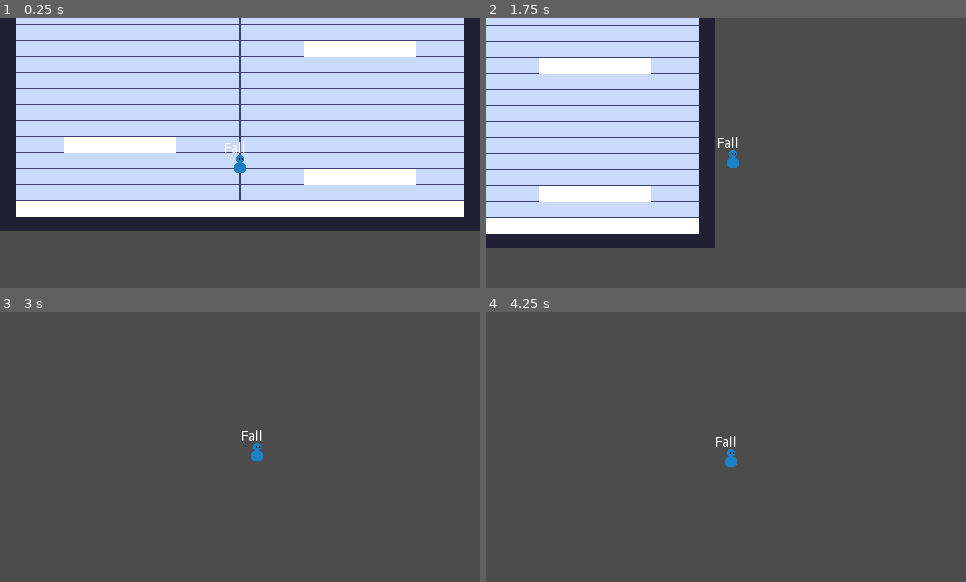
Above: before the commit, frames 1-4 (two rows, left to right).
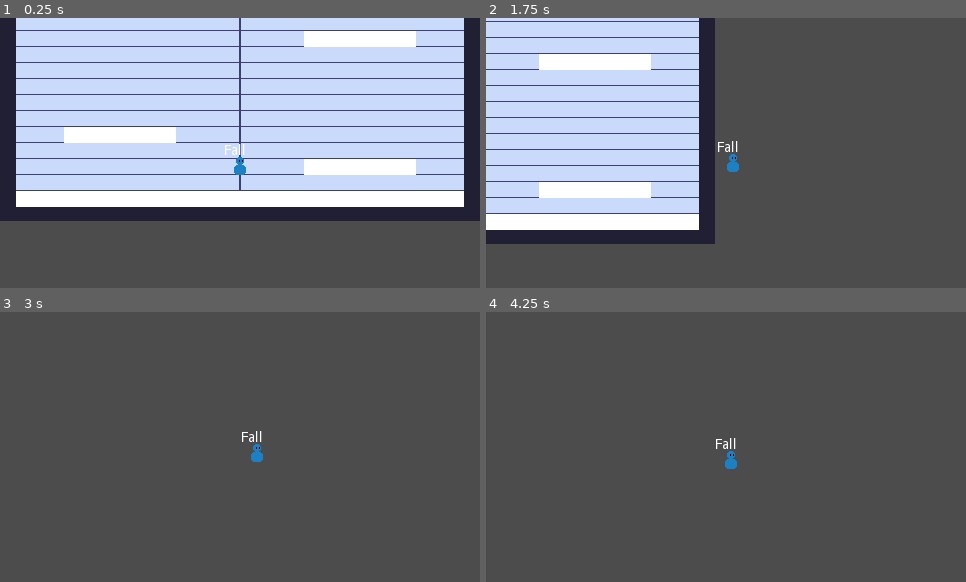
Above: after the commit, the same moments.

Repository: VuurMos/godot-3.5-platformer-character-controller
Game: Godot game, scene res://Game.tscn
Two runs of this game, one before a commit and one after it. Both use one fixed random seed, a clock stepped at 60 frames per second and the inputs below.
Inputs:
- Up to frame 1 (0.25 s): no input
- Up to frame 2 (1.75 s): hold C (jump) 0.53-1.28 s; hold Right (right) from 0.53 s (still down); tap X (dash) at 1.35 s; tap C (jump) at 1.52, 1.55 s
- Up to frame 3 (3 s): tap C (jump) at 1.82 s; release Right (right) at 2.03 s; hold Left (left) 2.03-2.78 s; hold C (jump) 2.03-2.78 s; tap Enter at 2.75 s; hold Right (right) from 2.78 s (still down); tap X (dash) at 2.85 s
- Up to frame 4 (4.25 s): keep holding Right (right); tap C (jump) at 3.02, 3.05, 3.32 s; hold C (jump) from 3.53 s (still down)

The runs differ from the first frame. In frame 1, 23% of the frame differs, in the area x 0-100%, y 2-79%; in frame 2, 7.2%; in frame 3, less than 0.1%; in frame 4, 0.1%.

Commit message:
Adjusted jump curve values

Diff:
--- a/platformer-controller/player/platform-controller.gd
+++ b/platformer-controller/player/platform-controller.gd
@@ -15,8 +15,8 @@
 
 # Jump and fall kinematics
 var jump_height = 5 * TILE_SIZE
-var jump_x_dist = 4 * TILE_SIZE
-var fall_x_dist = 2 * TILE_SIZE
+var jump_x_dist = 3.5 * TILE_SIZE
+var fall_x_dist = 1.75 * TILE_SIZE
 
 var jump_velocity = (2 * jump_height * max_speed) / jump_x_dist
 var jump_gravity = (2 * jump_height * pow(max_speed, 2)) / pow(jump_x_dist, 2)
--- a/platformer-controller/player/player-state-machine/player-states/player-dash-state.gd
+++ b/platformer-controller/player/player-state-machine/player-states/player-dash-state.gd
@@ -31,10 +31,6 @@
 		if player.is_on_floor():
 			state_machine.transition_to("Land")
 
-	print("x vel: " + str(player.velocity.x))
-	print("y: " + str(player.global_position.y))
-	print(state_machine.state)
-
 func exit() -> void:
 	player.dashing = false
 	player.dash_input = false
